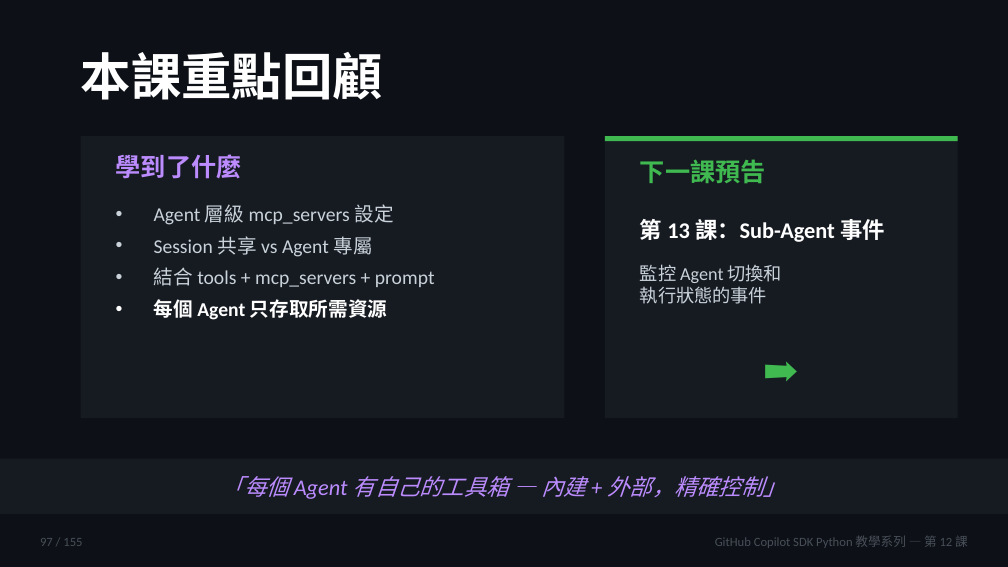
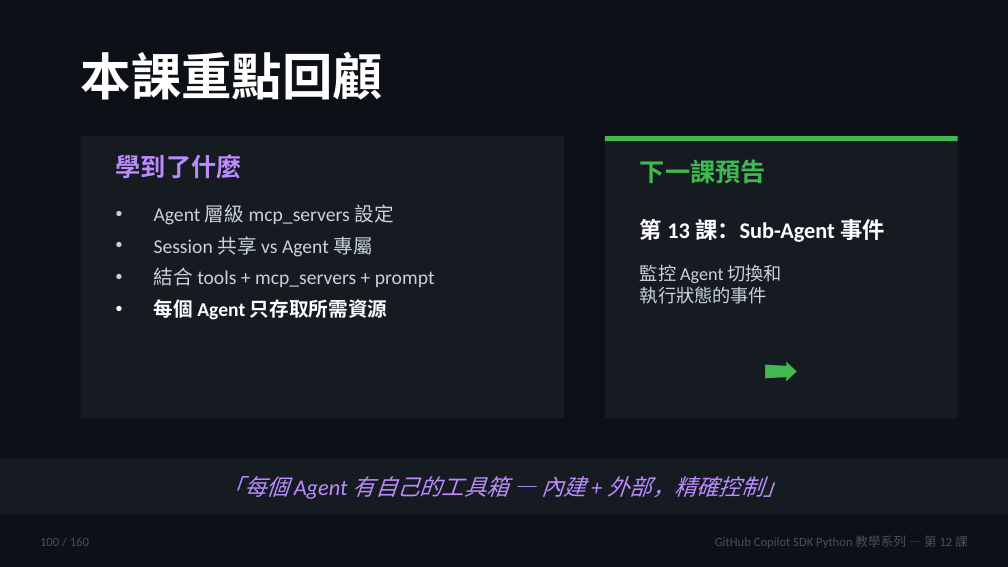
Before and after one commit to skcht/agent_class, a slide deck: slide 100 of combined_slides.pptx (slide 97 before the commit). Drawn at 1008x567 pixels with LibreOffice and Linux fonts; fonts in the diff are those of the drawing. Boxes give left, top, right and bottom in pixels: in the first picture for what was removed or moved away, otherwise in the second. Text is boxed around its words. In the diff, an @@ line names an element or a change of style, - is before the commit and + after.

```diff
--- a/combined_slides.pptx
+++ b/combined_slides.pptx
@@ text at bbox=[40, 538, 89, 546]: text changed @@
-97 / 155
+100 / 160
```
Also in this commit, not shown: 154 other slides changed, 5 slides added, 1 other file.
